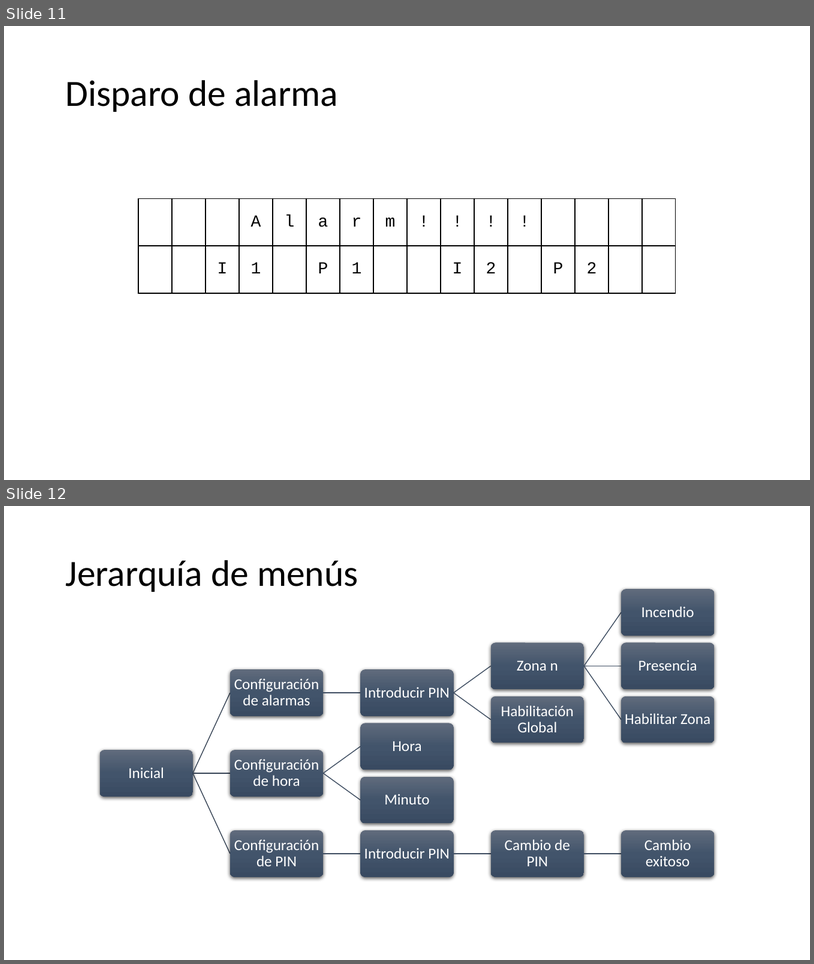
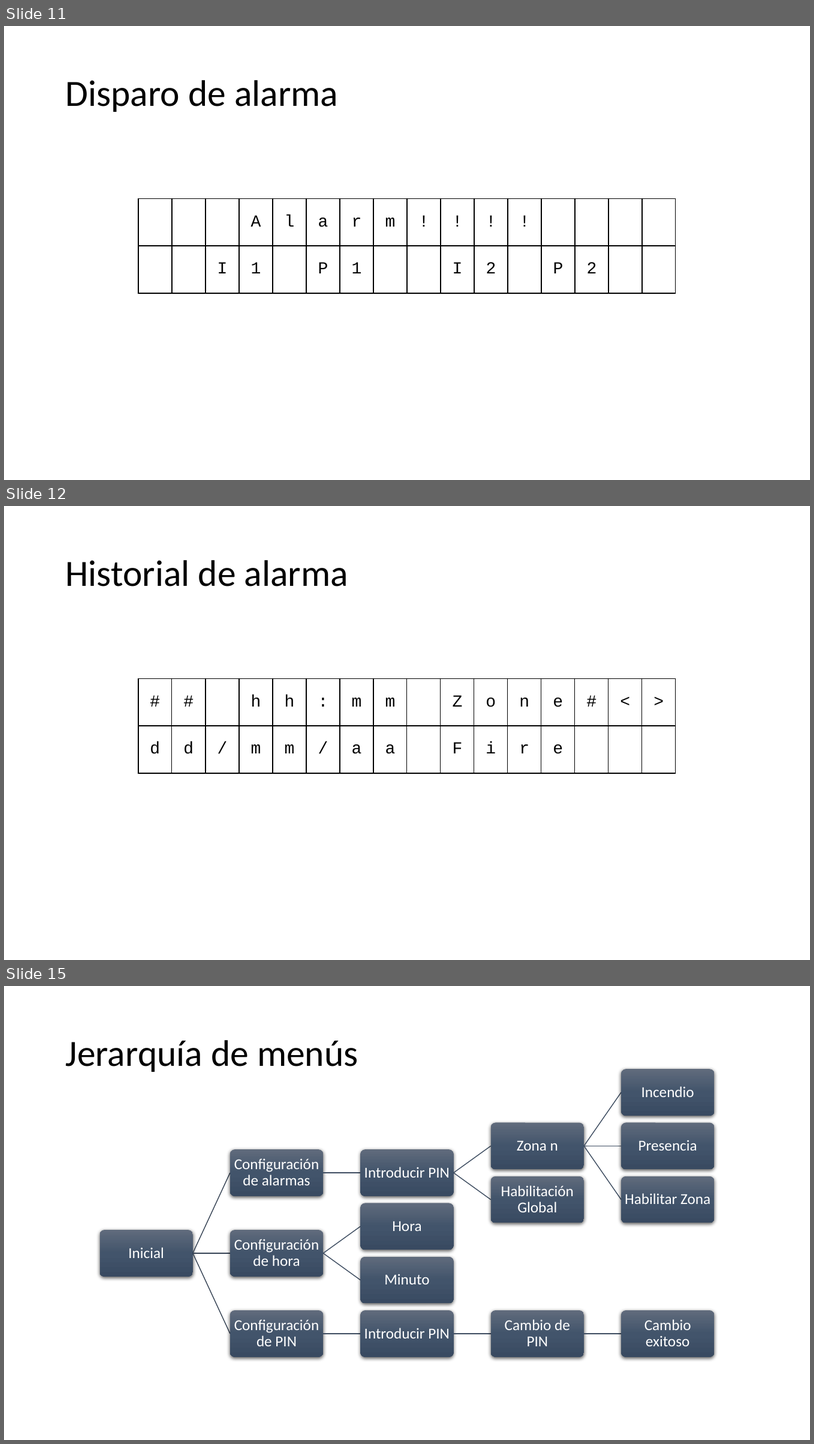
Before and after one commit to JaviHorta/firmware, a slide deck: menus sistema de alarma.pptx. Shown one above the other, each under a label of ours: slides 11 and 12 before the commit, slides 11, 12 and 15 after it; the slides between them are not shown. The pictures are 814x964 and 814x1444 pixels, drawn with LibreOffice and Linux fonts; fonts in the diff are those of the drawing. Boxes give left, top, right and bottom in pixels: in the first picture for what was removed or moved away, otherwise in the second. Text is boxed around its words. In the diff, an @@ line names an element or a change of style, - is before the commit and + after.

```diff
--- a/menus sistema de alarma.pptx
+++ b/menus sistema de alarma.pptx
@@ slide 12 added at <box>4,506,810,960</box>, background #FFFFFF @@
@@ title added at <box>65,560,348,586</box>, 44 pt, text #000000 @@
+Historial de alarma
@@ table added at <box>138,678,680,773</box>, 2 rows, 16 columns @@
+# | # |  | h | h | : | m | m |  | Z | o | n | e | # | < | >
+d | d | / | m | m | / | a | a |  | F | i | r | e |  |  | 
@@ what was slide 12 is now slide 15 @@
```
Also in this commit, not shown: 1 slide changed, 2 other slides added, 2 other files.
